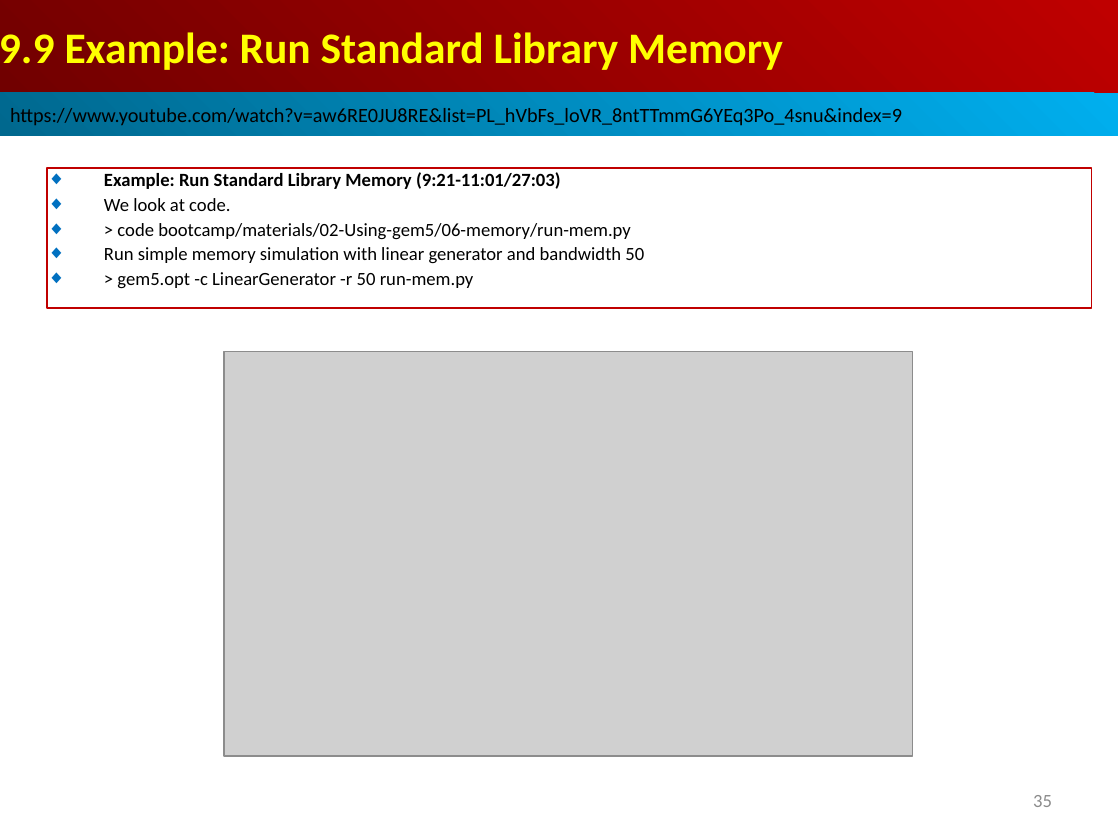
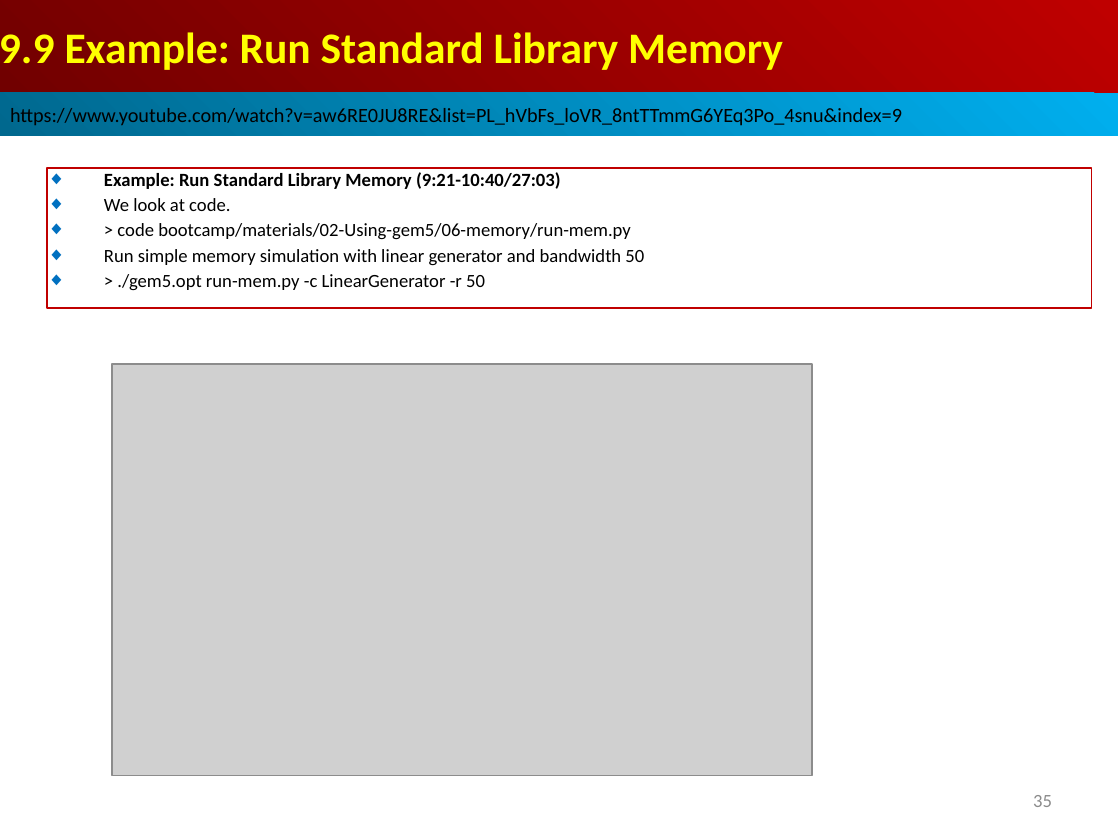
Before and after one commit to peterhchen/AIU_CS850_Gem5_McPAT, a slide deck: slide 35 of 050_Gem5/009.MemMod/000_Video/009.MemMod.ppt. Drawn at 1120x840 pixels with LibreOffice and Linux fonts; fonts in the diff are those of the drawing; grey boxes stand for pictures. Boxes give left, top, right and bottom in pixels: in the first picture for what was removed or moved away, otherwise in the second. Text is boxed around its words. In the diff, an @@ line names an element or a change of style, - is before the commit and + after.

```diff
--- a/050_Gem5/009.MemMod/000_Video/009.MemMod.ppt
+++ b/050_Gem5/009.MemMod/000_Video/009.MemMod.ppt
@@ text in rectangle at (x1=104, y1=172, x2=561, y2=189): text changed @@
-◆ Example: Run Standard Library Memory (9:21-11:01/27:03)
+◆ Example: Run Standard Library Memory (9:21-10:40/27:03)
@@ text in rectangle at (x1=117, y1=274, x2=485, y2=291): text changed @@
-◆ > gem5.opt -c LinearGenerator -r 50 run-mem.py
+◆ > ./gem5.opt run-mem.py -c LinearGenerator -r 50
@@ picture resized from (x1=224, y1=352, x2=913, y2=756) to (x1=112, y1=364, x2=812, y2=776) @@
```
Also in this commit, not shown: 3 other slides changed, 5 slides added.
